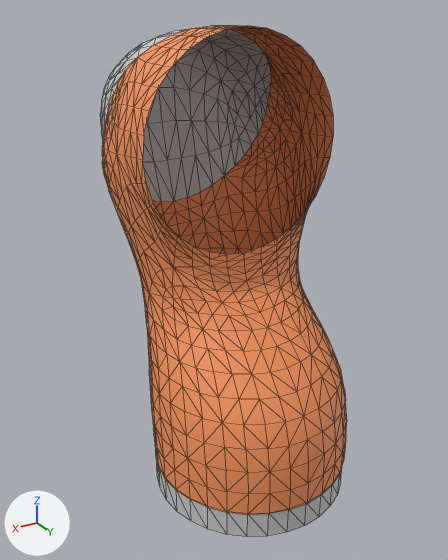
Renders of the COLLADA model iai_kuka_lwr4_description/meshes/arm_segment_b.dae from each side of a commit.
Before and after are seen from a 50 mm camera at (0.183, 0.273, 0.266) aimed at (0.004, -0.025, 0.117). The lights are fixed; the arrows at lower left show +X, +Y and +Z. Mesh edges are drawn as thin lines. Vertices at the same position are counted once.

The scene before the commit, as lines of its bpy script (objects in view):
```python
me_segment_geometry_001 = bpy.data.meshes.new('segment-Geometry.001')
me_segment_geometry_001.from_pydata(...)  # 832 vertices, 1536 faces; spans x -0.062..0.062, y -0.116..0.061, z -0.008..0.261
# faces by material slot: [1232, 304]
me_segment_geometry_001.materials.append(mat_red_002)  # orange #f6955d
me_segment_geometry_001.materials.append(mat_silver_003)  # light grey #cbcbcb
ob_segment_001 = bpy.data.objects.new('segment_001', me_segment_geometry_001)
ob_segment_001.location = (0.0, 0.0, 0.0)
```
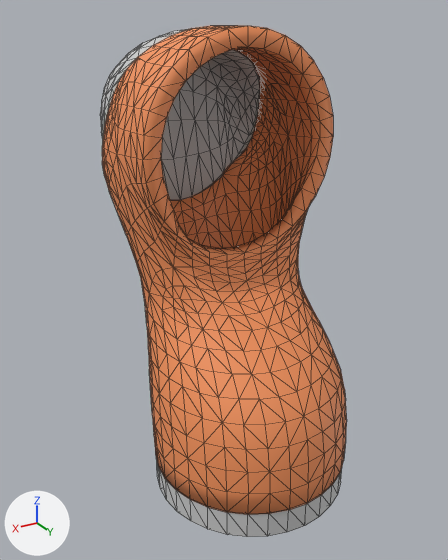
Commit message: solidified the complete kuka arm/collada meshes

Location of each change, [x1, y1, x2, y2] in pixels of the pictures (448 x 560 px):
part 1 of me_segment_geometry_001, added: after [143, 26, 333, 254]

The change, as a diff of the scene's bpy script:
```diff
--- a/iai_kuka_lwr4_description/meshes/arm_segment_b.dae.py
+++ b/iai_kuka_lwr4_description/meshes/arm_segment_b.dae.py
@@ me_segment_geometry_001 @@
 # used by ob_segment_001; location = (0.0, 0.0, 0.0)
-me_segment_geometry_001.from_pydata(...)  # 832 vertices, 1536 faces; spans x -0.062..0.062, y -0.116..0.061, z -0.008..0.261
+me_segment_geometry_001.from_pydata(...)  # 1704 vertices, 3488 faces; spans x -0.062..0.062, y -0.116..0.061, z -0.009..0.261
+# me_segment_geometry_001 part 1: 872 vertices added at x -0.052..0.052, y -0.106..0.051, z -0.009..0.251
 me_segment_geometry_001.materials.append(mat_red_002)
```
